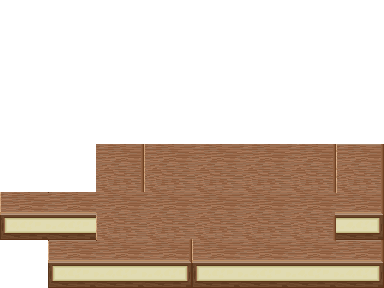
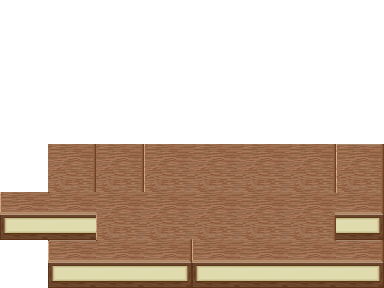
Revision of a layered (384, 288) image; what changed, layer by layer:
pixels changed over [48, 144, 96, 192] (layer not identified)
